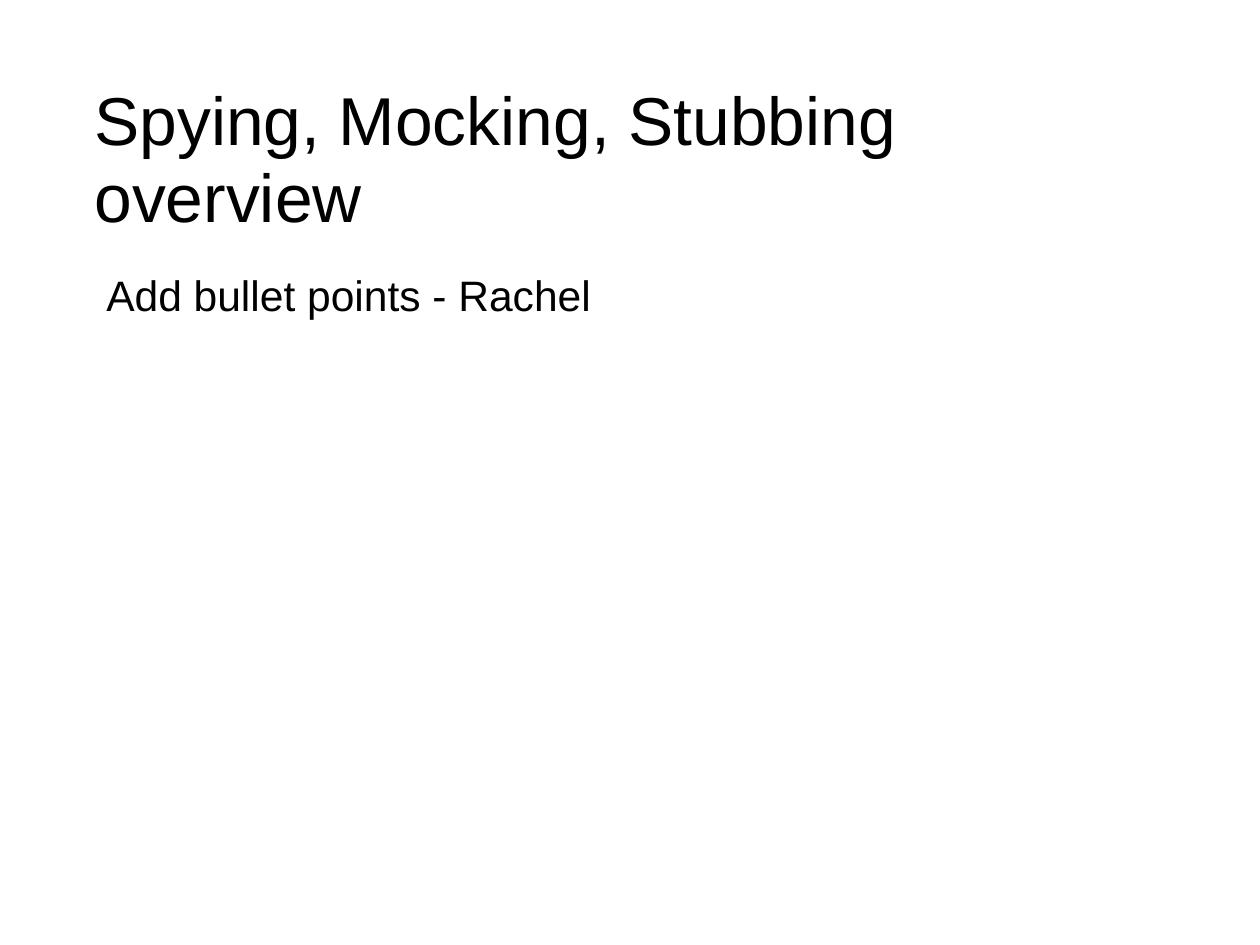
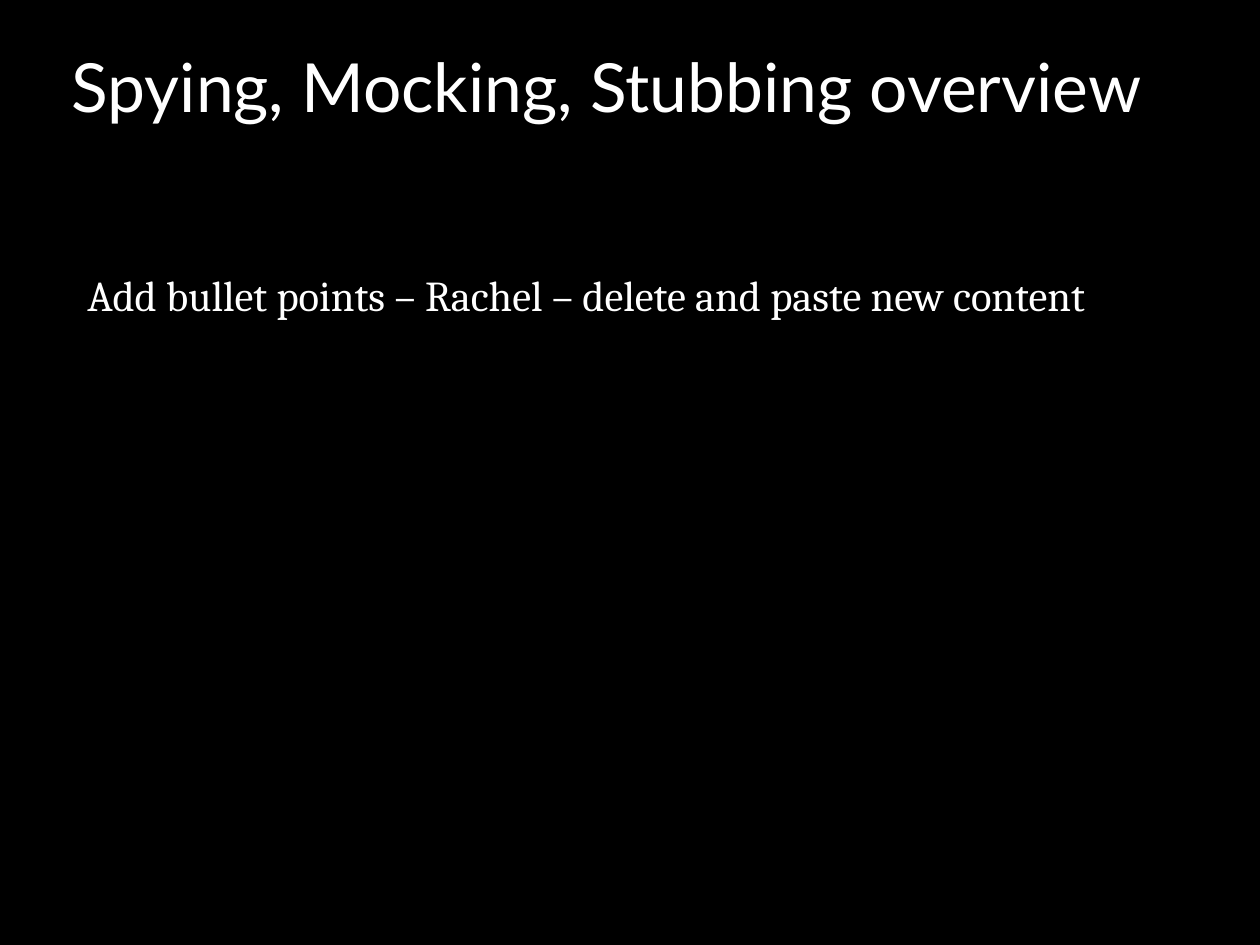
Before and after one commit to jomontanari/JasmineBowlingGame, a slide deck: slide 10 of TestingJavaScript_with_Jasmine.ppt. Drawn at 1260x945 pixels with LibreOffice and Linux fonts; fonts in the diff are those of the drawing; background and template pictures are left out. Boxes give left, top, right and bottom in pixels: in the first picture for what was removed or moved away, otherwise in the second. Text is boxed around its words. In the diff, an @@ line names an element or a change of style, - is before the commit and + after.

```diff
--- a/TestingJavaScript_with_Jasmine.ppt
+++ b/TestingJavaScript_with_Jasmine.ppt
@@ background #FFFFFF to #000000 @@
@@ title "Spying, Mocking, Stubbing overview": place and size @@
-title "Spying, Mocking, Stubbing overview" at [94, 96, 896, 223]
+title "Spying, Mocking, Stubbing overview" at [72, 62, 1141, 125]
@@ title "Spying, Mocking, Stubbing overview" at [72, 62, 1141, 125]: font Arial to Lato, text colour #000000 to #FFFFFF @@
@@ text at [87, 281, 1085, 320]: text changed; font Arial to Cambria; text colour #000000 to #FFFFFF @@
-Add bullet points - Rachel
+Add bullet points – Rachel – delete and paste new content
```
Also in this commit, not shown: 14 other slides changed, 3 slides added, 3 slides removed.
